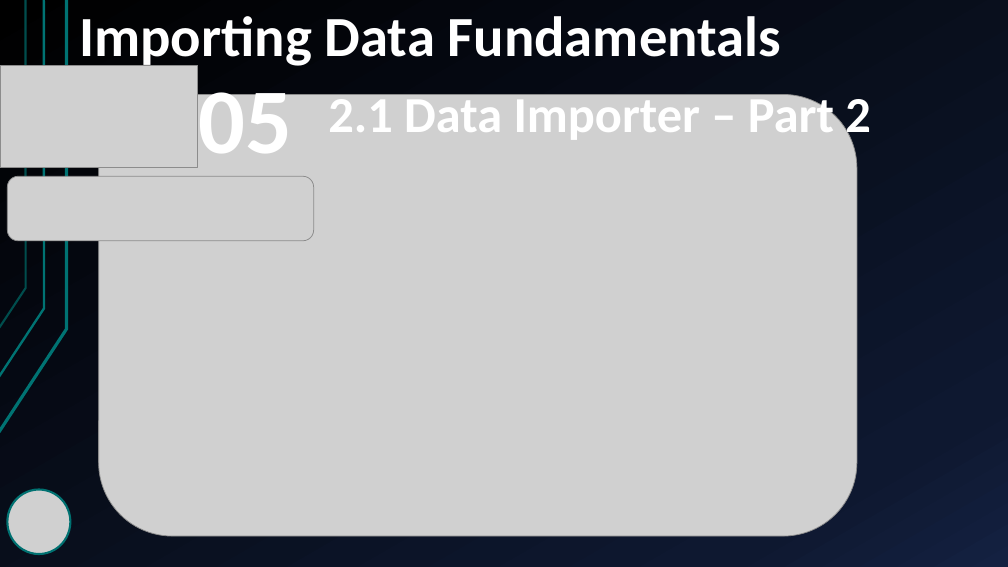
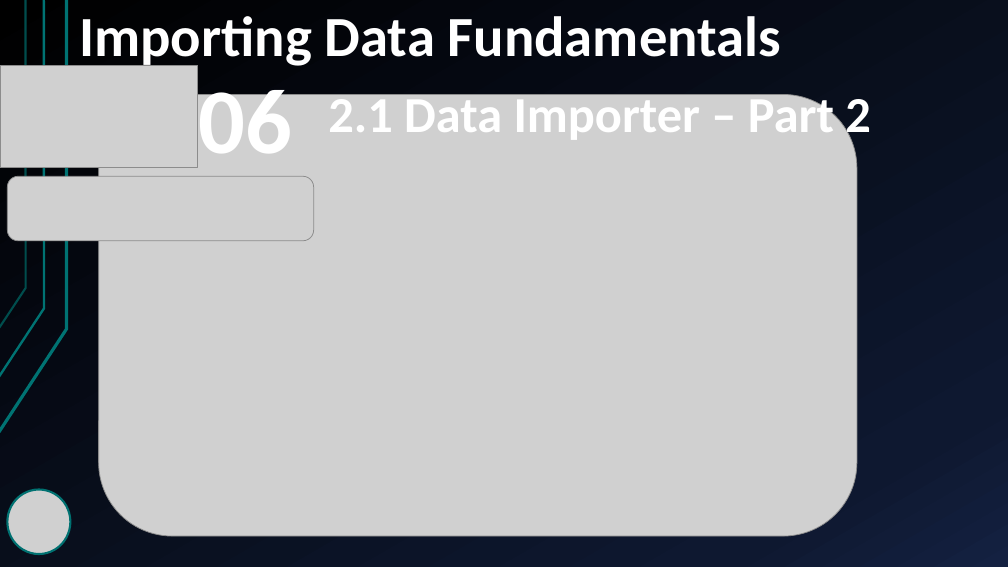
Before and after one commit to yasenstar/learn_graphdb, a slide deck: slide 7 of neo4j/import_data_fundamentals/Importing_Data_Fundamentals.pptx (slide 6 before the commit). Drawn at 1008x567 pixels with LibreOffice and Linux fonts; fonts in the diff are those of the drawing; grey boxes stand for pictures. Boxes give left, top, right and bottom in pixels: in the first picture for what was removed or moved away, otherwise in the second. Text is boxed around its words. In the diff, an @@ line names an element or a change of style, - is before the commit and + after.

```diff
--- a/neo4j/import_data_fundamentals/Importing_Data_Fundamentals.pptx
+++ b/neo4j/import_data_fundamentals/Importing_Data_Fundamentals.pptx
@@ text at [198,76,292,153]: text changed @@
-05
+06
```
Also in this commit, not shown: 2 other slides changed, 4 slides added, 3 other files.
